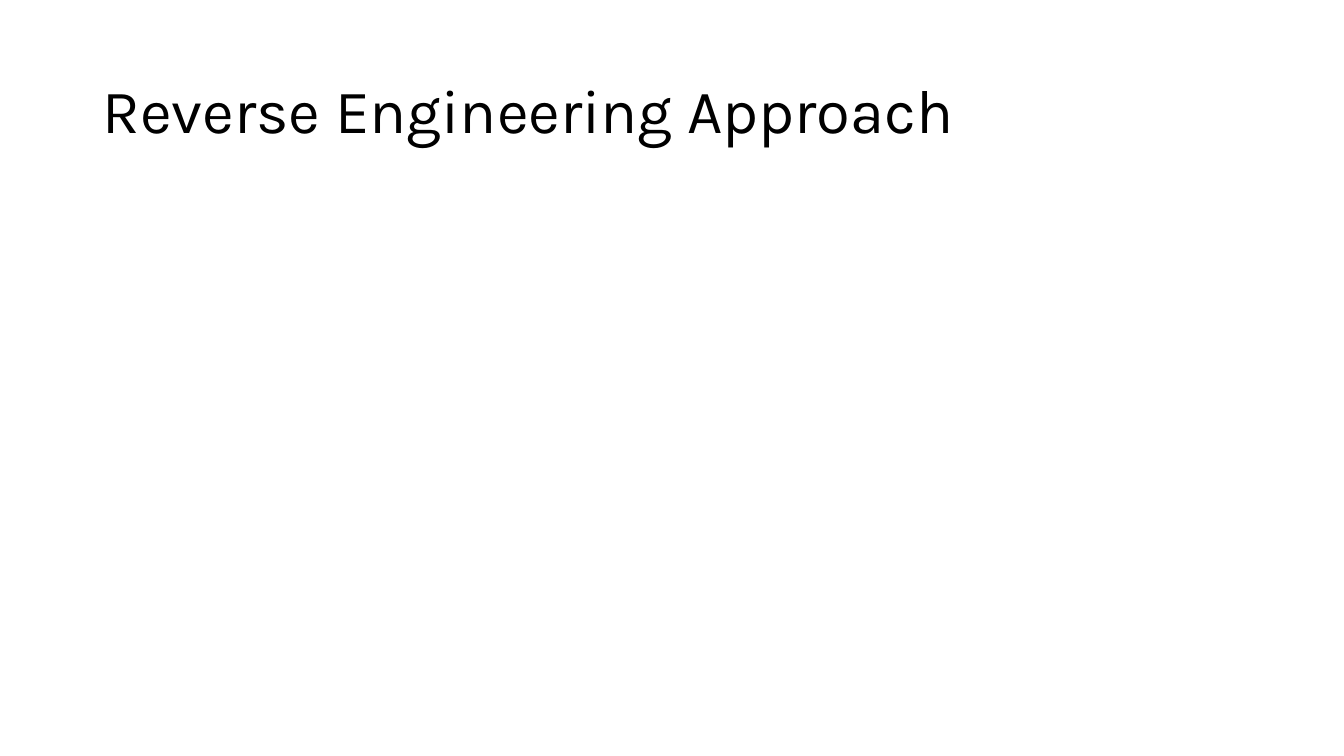
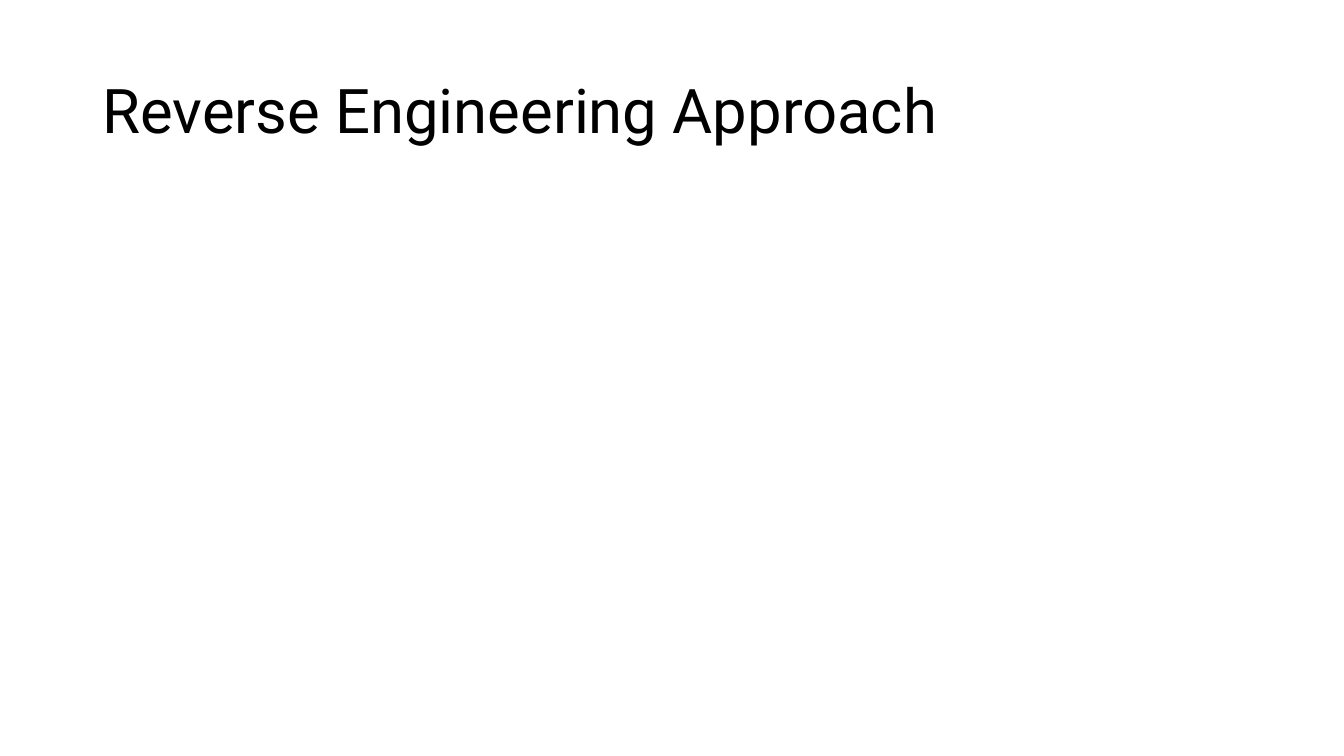
Before and after one commit to nghess/cnjc, a slide deck: slide 14 of in_vitro_free_energy/free_energy.pptx (slide 6 before the commit). Drawn at 1344x756 pixels with LibreOffice and Linux fonts; fonts in the diff are those of the drawing. Boxes give left, top, right and bottom in pixels: in the first picture for what was removed or moved away, otherwise in the second. Text is boxed around its words. In the diff, an @@ line names an element or a change of style, - is before the commit and + after.

```diff
--- a/in_vitro_free_energy/free_energy.pptx
+++ b/in_vitro_free_energy/free_energy.pptx
@@ title "Reverse Engineering Approach" at (102, 86, 937, 146): font Karla to Roboto @@
```
Also in this commit, not shown: 5 other slides changed, 13 slides added, 2 slides removed, 5 other files.
